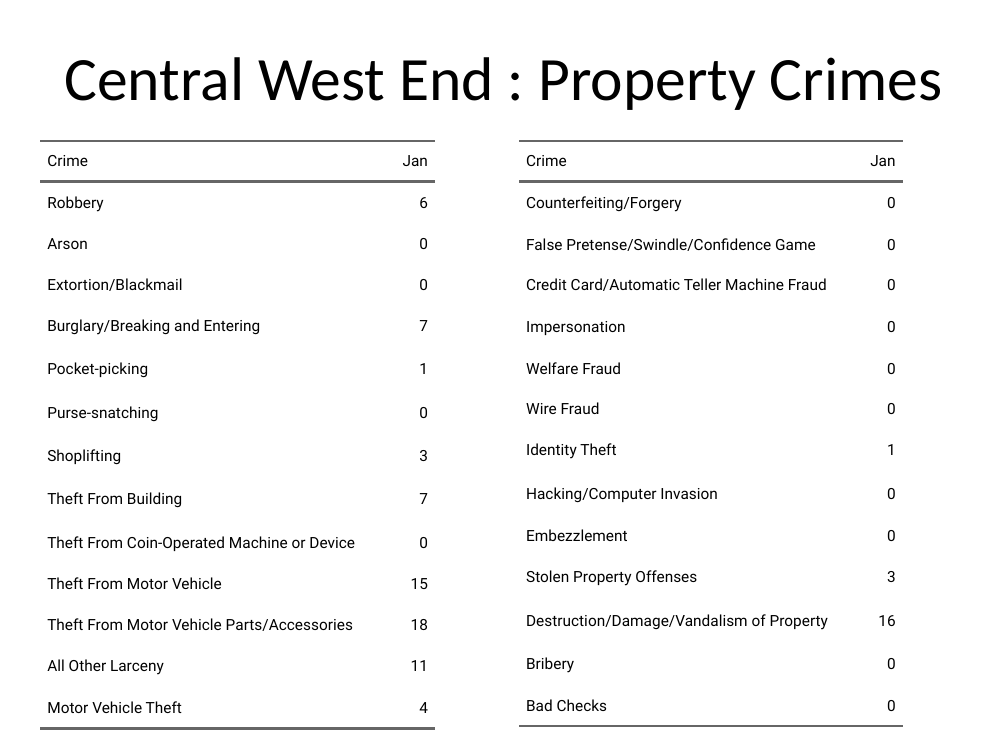
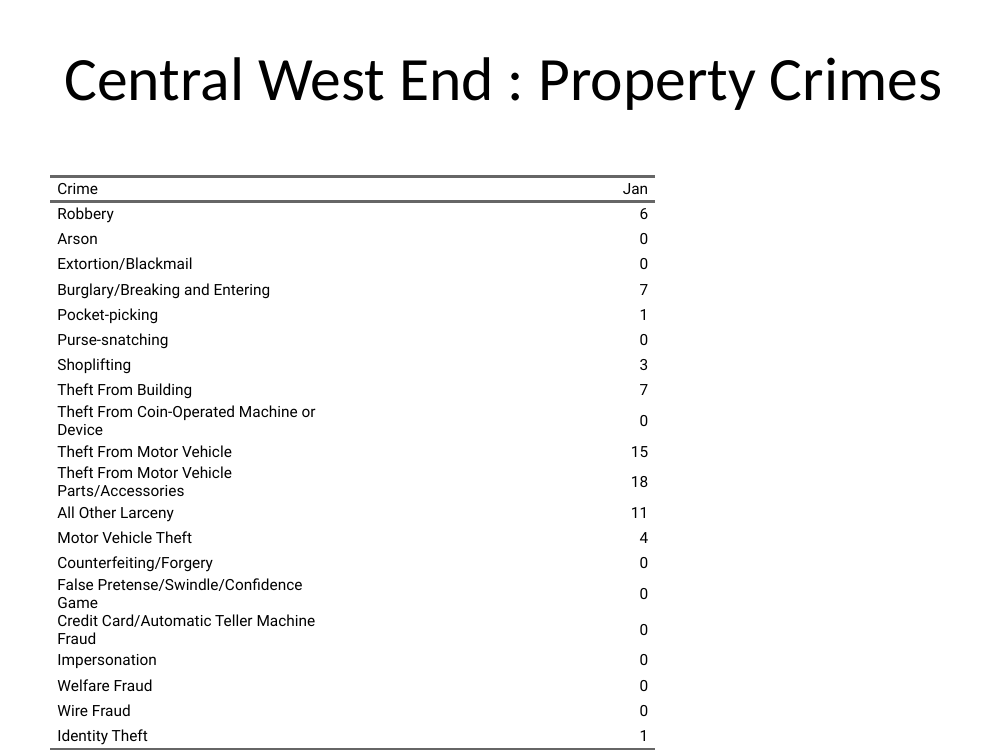
Before and after one commit to wumcrc/monthly-crime-reports, a slide deck: slide 18 of NIBRS/results/test.pptx (slide 16 before the commit). Drawn at 1008x756 pixels with LibreOffice and Linux fonts; fonts in the diff are those of the drawing. Boxes give left, top, right and bottom in pixels: in the first picture for what was removed or moved away, otherwise in the second. Text is boxed around its words. In the diff, an @@ line names an element or a change of style, - is before the commit and + after.

```diff
--- a/NIBRS/results/test.pptx
+++ b/NIBRS/results/test.pptx
@@ table removed at (x1=519, y1=141, x2=902, y2=715), 14 rows, 2 columns @@
-Crime | Jan
-Counterfeiting/Forgery | 0
-False Pretense/Swindle/Confidence Game | 0
-Credit Card/Automatic Teller Machine Fraud | 0
-Impersonation | 0
-Welfare Fraud | 0
-Wire Fraud | 0
-Identity Theft | 1
-Hacking/Computer Invasion | 0
-Embezzlement | 0
-Stolen Property Offenses | 3
-Destruction/Damage/Vandalism of Property | 16
-Bribery | 0
-Bad Checks | 0
@@ table at (x1=50, y1=176, x2=655, y2=749) @@
+row 15: Counterfeiting/Forgery | 0
+row 16: False Pretense/Swindle/Confidence Game | 0
+row 17: Credit Card/Automatic Teller Machine Fraud | 0
+row 18: Impersonation | 0
+row 19: Welfare Fraud | 0
+row 20: Wire Fraud | 0
+row 21: Identity Theft | 1
@@ table resized from (x1=40, y1=141, x2=434, y2=717) to (x1=50, y1=176, x2=655, y2=749) @@
```
Also in this commit, not shown: 11 other slides changed, 3 slides added, 1 other file.
